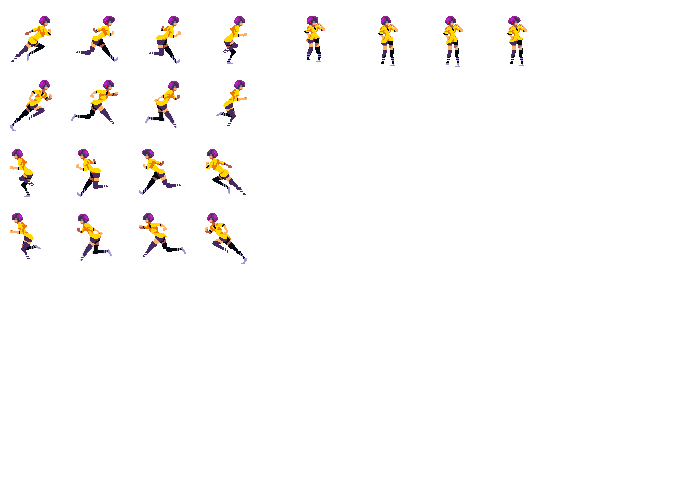
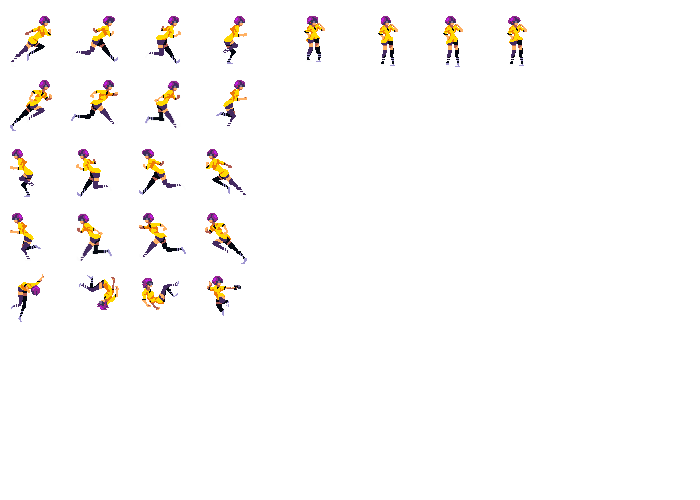
Revision of a layered 700 x 500 image; what changed, layer by layer:
added layer "jump-4" above "jump-3" over [207,276,241,316]
added layer "jump-3" above "jump-2" over [142,278,179,310]
added layer "jump-2" above "jump-1" over [78,275,119,310]
added layer "jump-1" above "run-8 copy" over [10,274,44,322]
